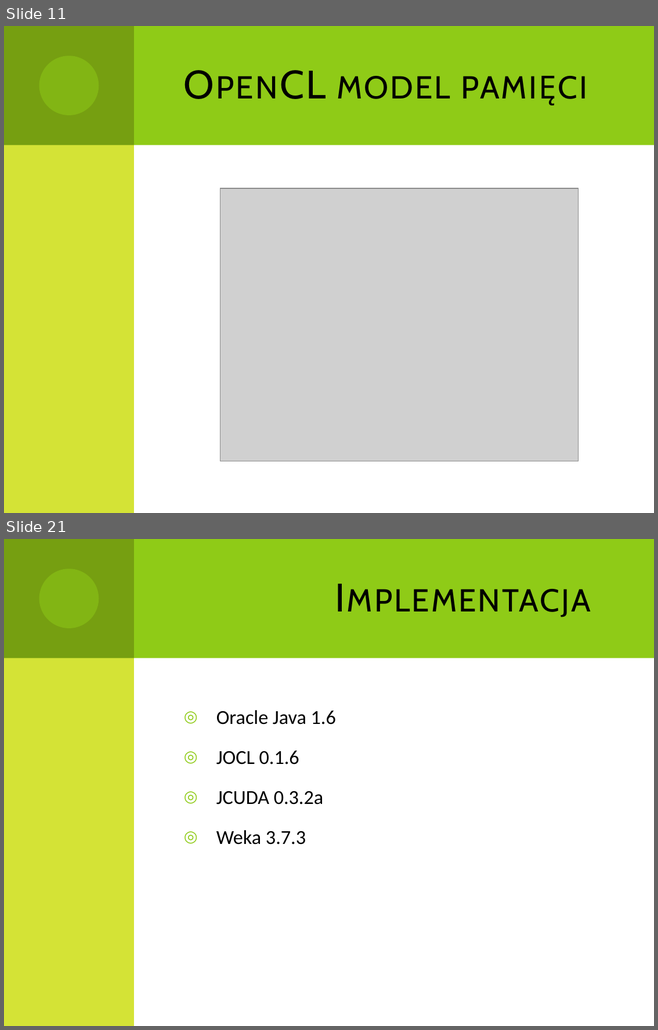
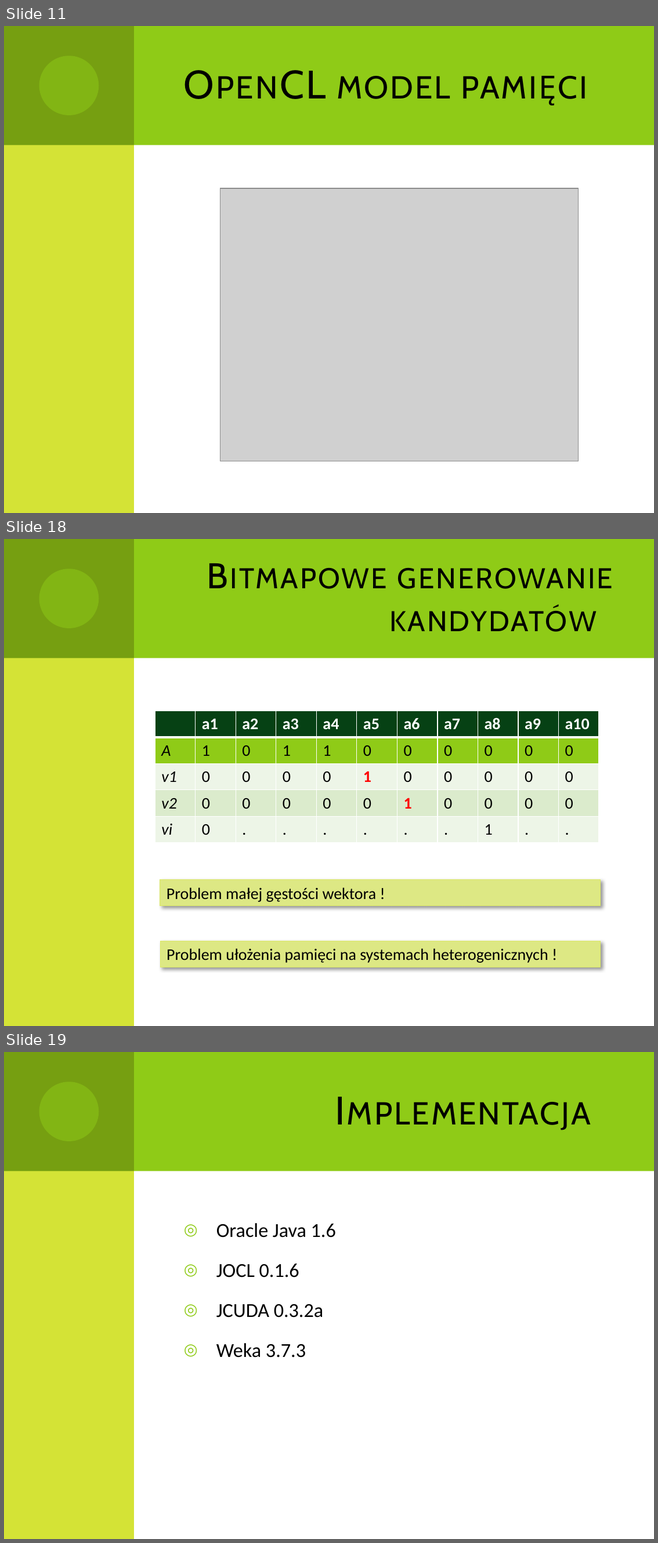
Before and after one commit to Dzess/DMARF, a slide deck: presentation/GPGPU_in_data_minig.pptx. Shown one above the other, each under a label of ours: slides 11 and 21 before the commit, slides 11, 18 and 19 after it; the slides between them are not shown. The pictures are 658x1030 and 658x1543 pixels, drawn with LibreOffice and Linux fonts; fonts in the diff are those of the drawing; grey boxes stand for pictures. Boxes give left, top, right and bottom in pixels: in the first picture for what was removed or moved away, otherwise in the second. Text is boxed around its words. In the diff, an @@ line names an element or a change of style, - is before the commit and + after.

Commit message:
Added table with bits

```diff
--- a/presentation/GPGPU_in_data_minig.pptx
+++ b/presentation/GPGPU_in_data_minig.pptx
@@ slide 18 added at (4, 539, 654, 1026), background #FFFFFF; not listed: 4 template elements that a slide beside it also shows @@
@@ title added at (389, 568, 612, 632), 39.6 pt, text #000000, small capitals @@
+Bitmapowe generowanie kandydatów
@@ table added at (155, 711, 598, 843), 5 rows, 11 columns @@
+ | a1 | a2 | a3 | a4 | a5 | a6 | a7 | a8 | a9 | a10
+A | 1 | 0 | 1 | 1 | 0 | 0 | 0 | 0 | 0 | 0
+v1 | 0 | 0 | 0 | 0 | 1 | 0 | 0 | 0 | 0 | 0
+v2 | 0 | 0 | 0 | 0 | 0 | 1 | 0 | 0 | 0 | 0
+vi | 0 | . | . | . | . | . | . | 1 | . | .
@@ rectangle added at (160, 880, 600, 906), fill #DDE985, outline #DBE964 0.75 pt, 18 pt, text #000000 @@
+Problem małej gęstości wektora !
@@ rectangle added at (160, 941, 600, 967), fill #DDE985, outline #DBE964 0.75 pt, 18 pt, text #000000 @@
+Problem ułożenia pamięci na systemach heterogenicznych !
@@ what was slide 21 is now slide 19 @@
```
Also in this commit, not shown: 5 slides changed, 3 other slides added, 6 slides removed.
